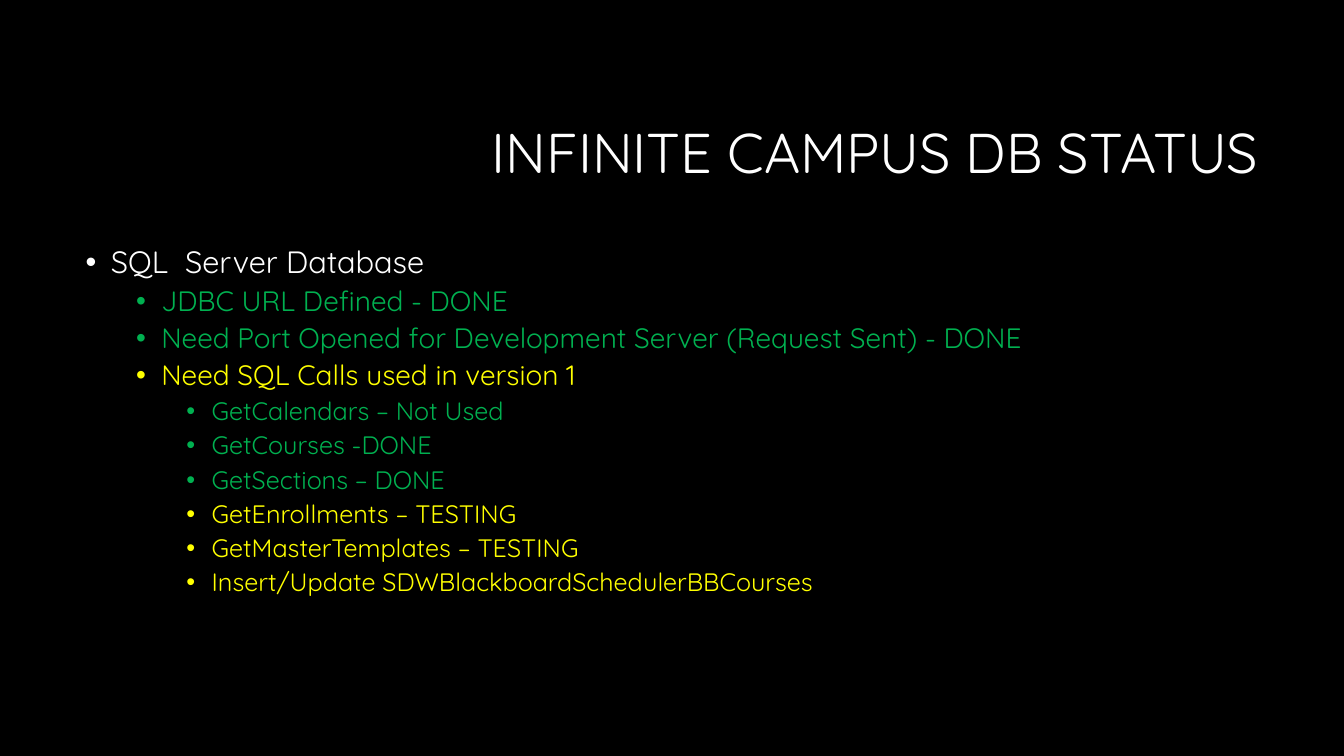
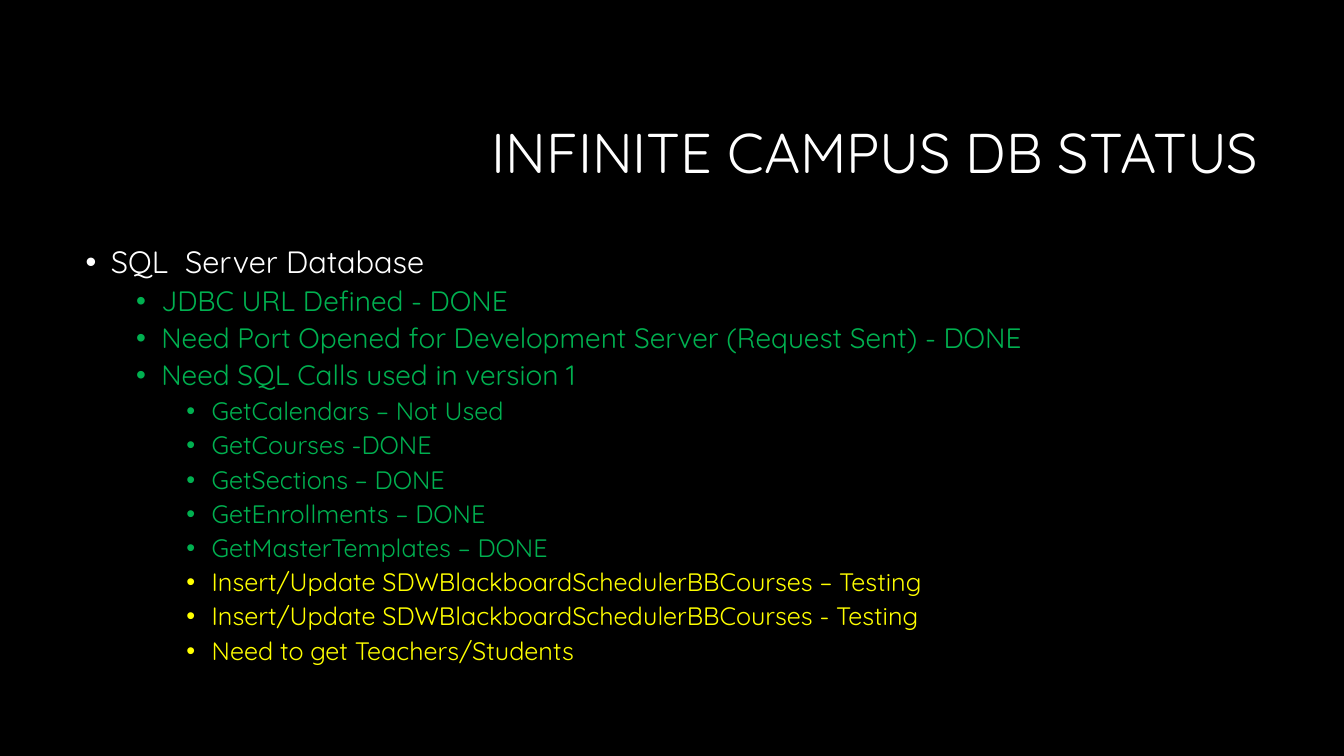
Before and after one commit to joefavero/WaukeshaBBScheduler, a slide deck: slide 4 of docs/Waukesha Week 4.pptx. Drawn at 1344x756 pixels with LibreOffice and Linux fonts; fonts in the diff are those of the drawing; background and template pictures are left out. Boxes give left, top, right and bottom in pixels: in the first picture for what was removed or moved away, otherwise in the second. Text is boxed around its words. In the diff, an @@ line names an element or a change of style, - is before the commit and + after.

```diff
--- a/docs/Waukesha Week 4.pptx
+++ b/docs/Waukesha Week 4.pptx
@@ text at box(161, 364, 575, 390): text colour #FFFF00 to #00B050 in "Need SQL Calls used in version 1" @@
@@ text at box(212, 504, 921, 665): text changed @@
-    • GetEnrollments – TESTING
-    • GetMasterTemplates – TESTING
-    • Insert/Update SDWBlackboardSchedulerBBCourses
+    • GetEnrollments – DONE
+    • GetMasterTemplates – DONE
+    • Insert/Update SDWBlackboardSchedulerBBCourses – Testing
+    • Insert/Update SDWBlackboardSchedulerBBCourses - Testing
+    • Need to get Teachers/Students
```
Also in this commit, not shown: 5 other slides changed, 1 slide added, 1 slide removed, 1 other file.
